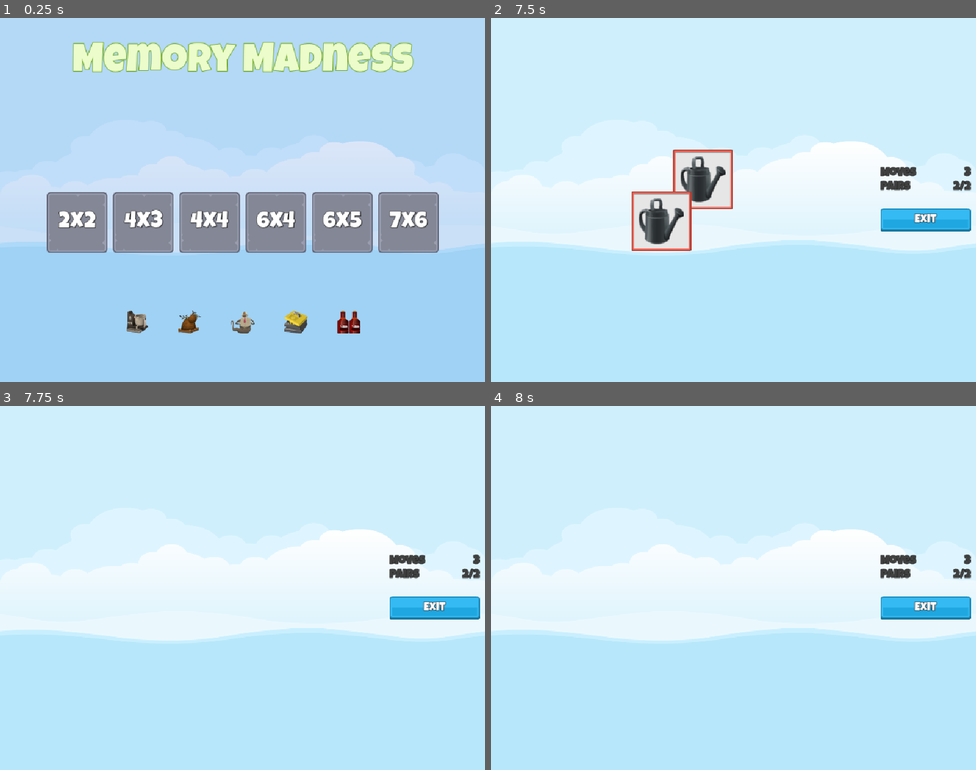
Above: before the commit, frames 1-4 (two rows, left to right).
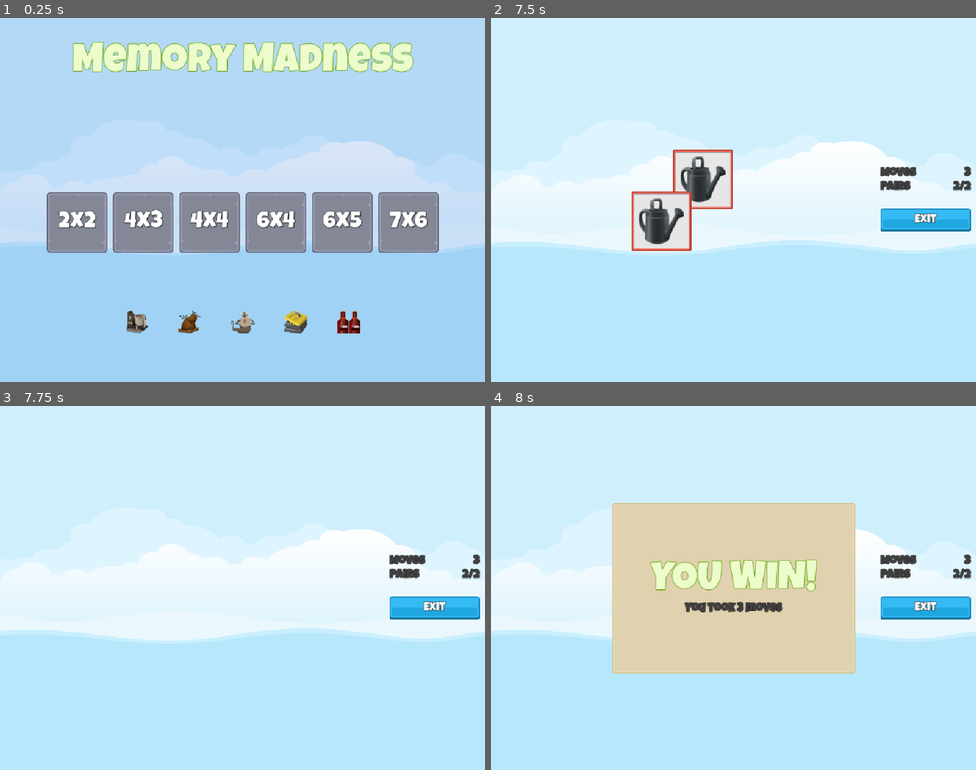
Above: after the commit, the same moments.

Repository: filipeAugusto99/MemoryMadness
Game: Godot game, scene res://Scenes/Master/Master.tscn
Two runs of this game, one before a commit and one after it. Both use one fixed random seed, a clock stepped at 60 frames per second and the inputs below.
Inputs (mouse positions are in pixels of both pictures, inside the frame that each line leads up to):
- Up to frame 1 (0.25 s): no input
- Up to frame 2 (7.5 s): click "2x2" at 0.5 s; click (660, 178) at 1.25 s; click (704, 178) at 2.02 s; click (660, 221) at 2.77 s; click (704, 221) at 3.52 s; click (660, 178) at 4.25 s; click (704, 178) at 5.02 s; click (660, 221) at 5.77 s; click (704, 178) at 6.52 s
- Up to frame 3 (7.75 s): no input
- Up to frame 4 (8 s): no input

Frames 1-3 are identical in both runs. In frame 4, 23% of the frame differs, in the area x 25-76%, y 26-74%.

Commit message:
Game Over Ui

Diff:
--- a/Globals/SignalHub.gd
+++ b/Globals/SignalHub.gd
@@ -4,7 +4,7 @@
 signal on_level_selected(level_num: int)
 signal on_game_exit_pressed
 signal on_tile_selected(tile: MemoryTile)
-signal on_game_over
+signal on_game_over(move_taken: int)
 
 
 func emit_on_level_selected(level_num: int) -> void:
@@ -19,5 +19,5 @@
 	on_tile_selected.emit(tile)
 
 
-func emit_on_game_over() -> void:
-	on_game_over.emit()
+func emit_on_game_over(moves_taken) -> void:
+	on_game_over.emit(moves_taken)
--- a/Scenes/Game/Game.tscn
+++ b/Scenes/Game/Game.tscn
@@ -6,6 +6,7 @@
 [ext_resource type="Texture2D" uid="uid://gqy3gookh41s" path="res://assets/ui/blue_button00.png" id="3_ln2h6"]
 [ext_resource type="Texture2D" uid="uid://vvwdm0hankac" path="res://assets/ui/green_button00.png" id="4_y3kpf"]
 [ext_resource type="PackedScene" uid="uid://dq36qog8veb0c" path="res://Scenes/Scorer/Scorer.tscn" id="6_3k6gv"]
+[ext_resource type="PackedScene" uid="uid://4l3txh8682fn" path="res://Scenes/GameOverUi/GameOverUi.tscn" id="7_1q8bt"]
 
 [node name="Game" type="Control"]
 layout_mode = 3
@@ -97,4 +98,8 @@
 
 [node name="Sound" type="AudioStreamPlayer" parent="."]
 
+[node name="GameOverUi" parent="." instance=ExtResource("7_1q8bt")]
+visible = false
+layout_mode = 1
+
 [connection signal="pressed" from="HB/MC/VB/ExitButton" to="." method="_on_exit_button_pressed"]
--- /dev/null
+++ b/Scenes/GameOverUi/GameOverUi.gd
@@ -0,0 +1,18 @@
+extends Control
+
+
+@onready var moves_label: Label = $NinePatchRect/VB/MovesLabel
+
+
+func _ready() -> void:
+	SignalHub.on_game_over.connect(on_game_over)
+	SignalHub.on_game_exit_pressed.connect(on_game_exit_pressed)
+
+
+func on_game_over(moves_made: int) -> void:
+	moves_label.text = "You took %d moves" % moves_made
+	show()
+
+
+func on_game_exit_pressed() -> void:
+	hide()
--- /dev/null
+++ b/Scenes/GameOverUi/GameOverUi.tscn
@@ -0,0 +1,63 @@
+[gd_scene load_steps=5 format=3 uid="uid://4l3txh8682fn"]
+
+[ext_resource type="Texture2D" uid="uid://i2v72kdfgw7v" path="res://assets/ui/UIbg.png" id="1_8nicn"]
+[ext_resource type="Script" uid="uid://bgodseawehf6w" path="res://Scenes/GameOverUi/GameOverUi.gd" id="1_byt08"]
+[ext_resource type="LabelSettings" uid="uid://cgx1vwrn0dldu" path="res://Resources/TitleLabel_72.tres" id="2_mdbud"]
+[ext_resource type="LabelSettings" uid="uid://b86kac1ygybrq" path="res://Resources/DarkLevel_24.tres" id="3_mdbud"]
+
+[node name="GameOverUi" type="Control"]
+layout_mode = 3
+anchors_preset = 15
+anchor_right = 1.0
+anchor_bottom = 1.0
+grow_horizontal = 2
+grow_vertical = 2
+mouse_filter = 2
+script = ExtResource("1_byt08")
+
+[node name="NinePatchRect" type="NinePatchRect" parent="."]
+layout_mode = 1
+anchors_preset = 8
+anchor_left = 0.5
+anchor_top = 0.5
+anchor_right = 0.5
+anchor_bottom = 0.5
+offset_left = -256.0
+offset_top = -180.0
+offset_right = 256.0
+offset_bottom = 180.0
+grow_horizontal = 2
+grow_vertical = 2
+texture = ExtResource("1_8nicn")
+patch_margin_left = 10
+patch_margin_top = 10
+patch_margin_right = 10
+patch_margin_bottom = 10
+
+[node name="VB" type="VBoxContainer" parent="NinePatchRect"]
+layout_mode = 1
+anchors_preset = 8
+anchor_left = 0.5
+anchor_top = 0.5
+anchor_right = 0.5
+anchor_bottom = 0.5
+offset_left = -20.0
+offset_top = -20.0
+offset_right = 20.0
+offset_bottom = 20.0
+grow_horizontal = 2
+grow_vertical = 2
+
+[node name="Label" type="Label" parent="NinePatchRect/VB"]
+layout_mode = 2
+text = "YOU WIN!"
+label_settings = ExtResource("2_mdbud")
+horizontal_alignment = 1
+vertical_alignment = 1
+
+[node name="MovesLabel" type="Label" parent="NinePatchRect/VB"]
+layout_mode = 2
+text = "dcsvdsvsdvsds"
+label_settings = ExtResource("3_mdbud")
+horizontal_alignment = 1
+vertical_alignment = 1
--- a/Scenes/LevelButton/LevelButton.gd
+++ b/Scenes/LevelButton/LevelButton.gd
@@ -5,6 +5,7 @@
 
 
 @onready var label: Label = $Label
+@onready var sound: AudioStreamPlayer = $Sound
 
 
 func _ready() -> void:
@@ -18,3 +19,4 @@
 
 func _on_pressed() -> void:
 	SignalHub.emit_on_level_selected(level_number)
+	SoundManager.play_button_click(sound)
--- a/Scenes/Scorer/Scorer.gd
+++ b/Scenes/Scorer/Scorer.gd
@@ -59,7 +59,7 @@
 func check_game_over() -> void:
 	if _pairs_made == _target_pairs:
 		SelectionEnabled = false
-		SignalHub.emit_on_game_over()
+		SignalHub.emit_on_game_over(_moves_made)
 	else:
 		SelectionEnabled = true
 
Not shown: 1 places in Scenes/Game/Game.tscn that only renumber resources
Not shown, added: Scenes/GameOverUi/GameOverUi.gd.uid
